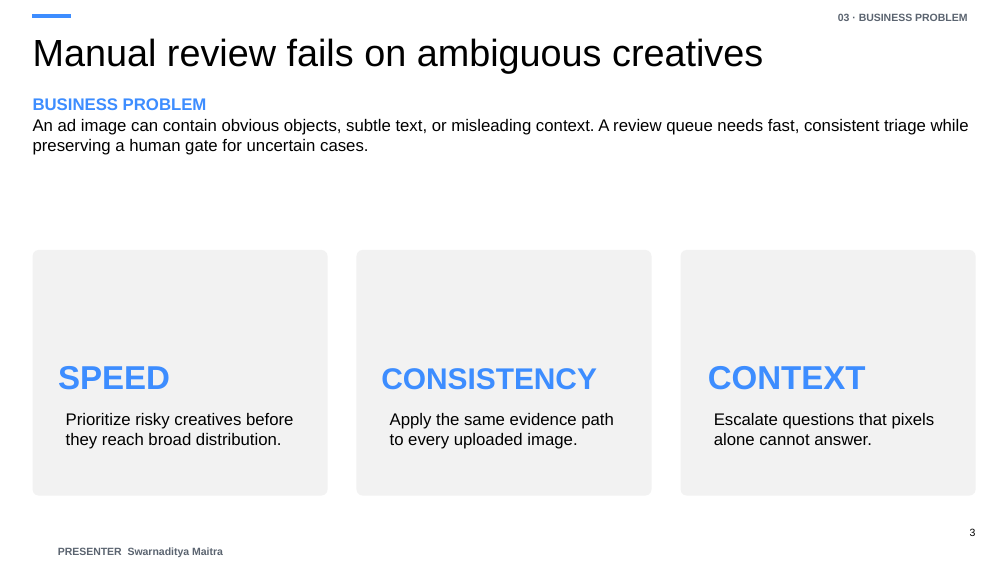
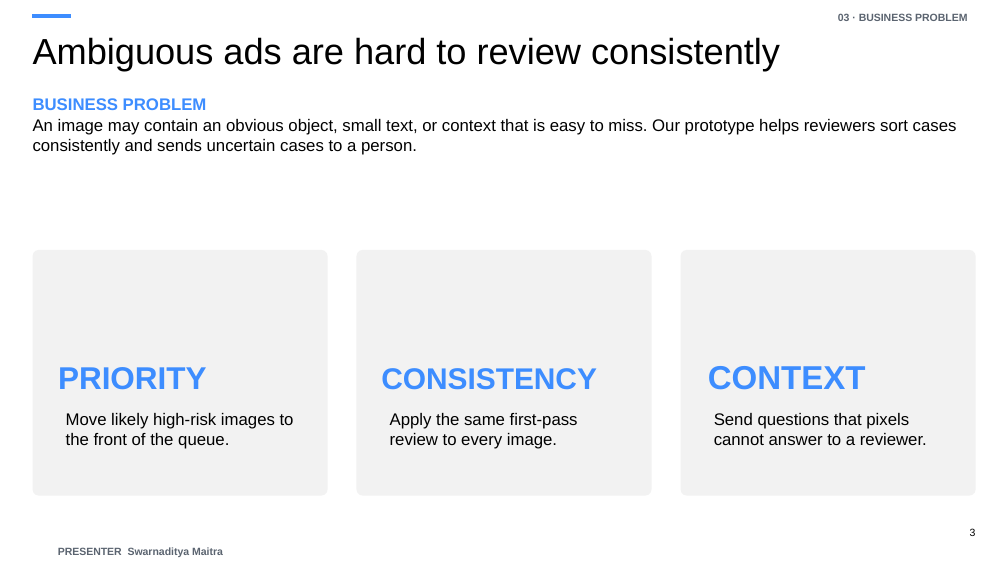
Before and after one commit to Swarnaditya-Maitra/MS_DSP_462_ComputerVision_ad-safety-moderation-pipeline, a slide deck: slide 3 of outputs/presentation/ad_safety_management_presentation.pptx. Drawn at 1008x567 pixels with LibreOffice and Linux fonts; fonts in the diff are those of the drawing. Boxes give left, top, right and bottom in pixels: in the first picture for what was removed or moved away, otherwise in the second. Text is boxed around its words. In the diff, an @@ line names an element or a change of style, - is before the commit and + after.

```diff
--- a/outputs/presentation/ad_safety_management_presentation.pptx
+++ b/outputs/presentation/ad_safety_management_presentation.pptx
@@ text at box(33, 37, 780, 71): text changed; size 36 to 34.5 pt @@
-Manual review fails on ambiguous creatives
+Ambiguous ads are hard to review consistently
@@ text at box(33, 119, 957, 155): text changed @@
-An ad image can contain obvious objects, subtle text, or misleading context. A review queue needs fast, consistent triage while preserving a human gate for uncertain cases.
+An image may contain an obvious object, small text, or context that is easy to miss. Our prototype helps reviewers sort cases consistently and sends uncertain cases to a person.
@@ text at box(58, 367, 207, 390): text changed; size 31.5 to 30 pt @@
-SPEED
+PRIORITY
@@ text at box(66, 413, 294, 449): text changed @@
-Prioritize risky creatives before they reach broad distribution.
+Move likely high-risk images to the front of the queue.
@@ text at box(390, 413, 578, 449): text changed @@
-Apply the same evidence path to every uploaded image.
+Apply the same first-pass review to every image.
@@ text at box(714, 413, 927, 445): text changed @@
-Escalate questions that pixels alone cannot answer.
+Send questions that pixels cannot answer to a reviewer.
```
Also in this commit, not shown: 14 other slides changed, 39 other files.
